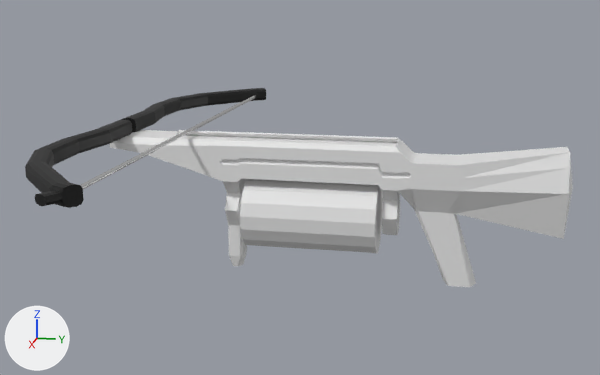
The Blender file Assets/blend files/crossbow_Auto.blend, before and after one commit.
One viewpoint serves both versions: a camera (50 mm lens) standing at (1.81, 0.458, 0.538) and looking at (0.007, 0.097, 0.087). Every picture has the same lights, and +X, +Y and +Z are marked at lower left.
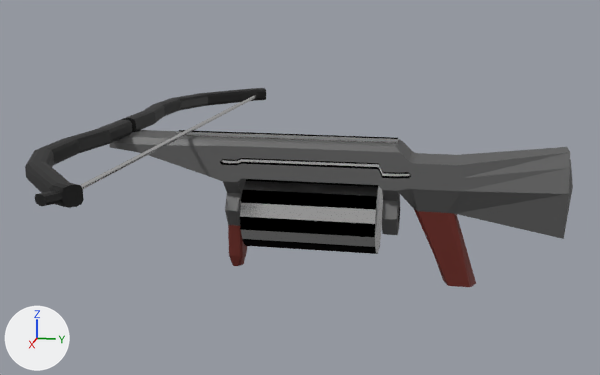
The newer file is also rescaled (x0.979), turned or shifted as a whole; pictures and numbers use the older file's frame.

Boxes [x1, y1, x2, y2] around the edits, measured in the pictures (600 x 375 px):
'Cube.002', reshaped: before [240, 179, 383, 253]; after [240, 179, 383, 254]
part 1 of me_cube, built on: before [397, 195, 400, 235]; after [110, 131, 573, 287]
part 2 of me_cube, recoloured (white to grey): before [110, 130, 573, 239]; after [132, 130, 568, 195]
part 3 of me_cube, recoloured (white to grey): before [179, 130, 411, 179]; after [179, 130, 398, 139]
part 4 of me_cube, recoloured: before [177, 132, 409, 176]
part 5 of me_cube, recoloured: before [228, 209, 476, 287]; after [243, 214, 475, 278]

Edits to the bpy script that builds the scene:
```text
Add mat_material_004:
    mat_material_004 = principled_material('Material.004')
    mat_material_004.base_color = (0.0, 0.0, 0.0)  # black #000000
    mat_material_004.metallic = 1.0
    mat_material_004.roughness = 0.777
    mat_material_004.specular_ior_level = 0.632
Add mat_material_008:
    mat_material_008 = principled_material('Material.008')
    mat_material_008.base_color = (0.174, 0.036, 0.0284)  # dark red #74352f
    mat_material_008.metallic = 0.345
    mat_material_008.specular_ior_level = 0.205
Add mat_material_006:
    mat_material_006 = principled_material('Material.006')
    mat_material_006.base_color = (0.0, 0.0, 0.0)  # black #000000
    mat_material_006.metallic = 1.0
Add mat_material:
    mat_material = principled_material('Material')
    mat_material.base_color = (0.154, 0.154, 0.154)  # dark grey #6d6d6d
    mat_material.metallic = 0.241
    mat_material.specular_ior_level = 0.0
Add mat_material_007:
    mat_material_007 = principled_material('Material.007')
    mat_material_007.base_color = (1.0, 1.0, 1.0)  # white #ffffff
Change me_cube:
    used by ob_cube_001; location = (0.0, 0.287, 0.0); scale = (0.0564, 0.0564, 0.0564)
    remove me_cube.from_pydata(...)  # 312 vertices, 277 faces, 1 loose edge; spans x -1.0..0.5, y -11.1..7.1, z -2.1..3.7
    add me_cube.from_pydata(...)  # 612 vertices, 600 faces; spans x -1.0..1.0, y -11.1..7.1, z -2.1..3.7
    me_cube part 1: 5 vertices removed from x -0.1..0.5, y -6.3..0.6, z 0.6..1.8; 305 vertices added at x -0.5..1.0, y -11.1..7.1, z -2.1..3.7
    me_cube part 2: 178 faces spanning x -1.0..0.0, y -11.1..7.1, z -2.1..3.7 switch from no material to mat_material (dark grey #6d6d6d)
    me_cube part 3: 45 faces spanning x -1.0..0.0, y -8.5..1.1, z 2.3..3.7 switch from no material to mat_material_006 (black #000000)
    me_cube part 4: 20 faces spanning x -0.9..0.0, y -8.5..1.1, z 2.4..3.7 switch from no material to mat_material_007 (white #ffffff)
    me_cube part 5: 26 faces spanning x -0.5..0.0, y -6.3..3.8, z -2.1..1.0 switch from no material to mat_material_008 (dark red #74352f)
Change me_cube_004:
    used by ob_cube_002; location = (0.0, 0.127, 0.021); scale = (0.0564, 0.0564, 0.0564)
    remove me_cube_004.from_pydata(...)  # 52 vertices, 67 faces; spans x -1.48..1.48, y -2.67..2.67, z -1.38..1.57
    add me_cube_004.from_pydata(...)  # 72 vertices, 56 faces; spans x -1.51..1.51, y -2.67..2.67, z -1.41..1.6
    me_cube_004 part 6
    16 vertices are removed from x 0.0, y -2.67..2.67, z -1.35..1.51
    58 faces are deleted
    24 vertices are added at x -1.51..1.51, y -2.67..2.67, z -1.41..1.6
    12 new vertices lie (0.0, 5.34, 0.0) away from vertices in x -1.46..1.51, y -2.67, z -1.41..1.6
    45 new faces join them, mat_material_004 (black #000000)
    2 new faces join them, mat_material_003 (white #e7e7e7)
    add me_cube_004.materials.append(mat_material_003)  # white #e7e7e7
    add me_cube_004.materials.append(mat_material_004)  # black #000000
Change ob_cube_001:
    remove _m = ob_cube_001.modifiers.new('Mirror', 'MIRROR')
    remove _m.use_clip = True
```
